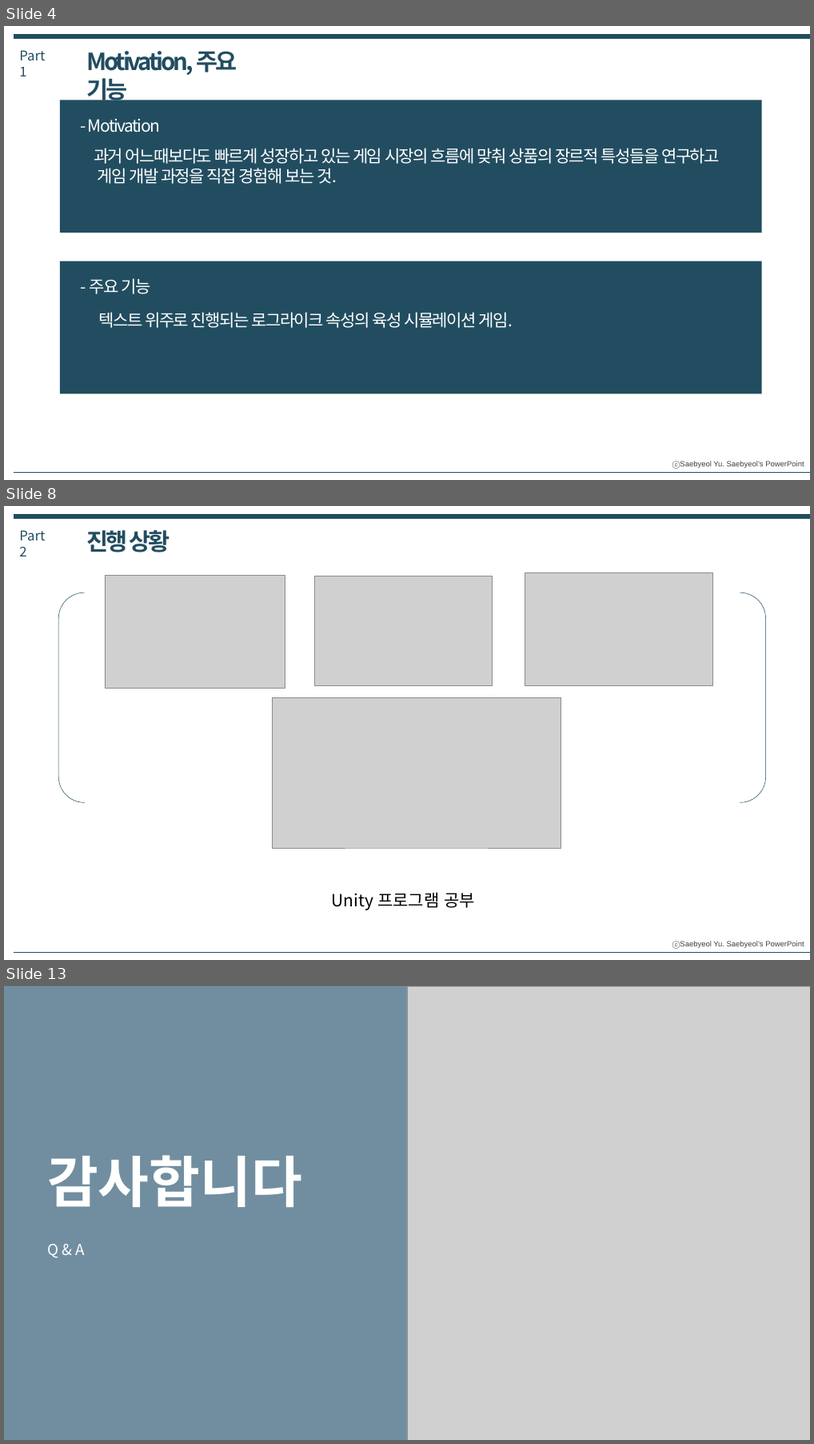
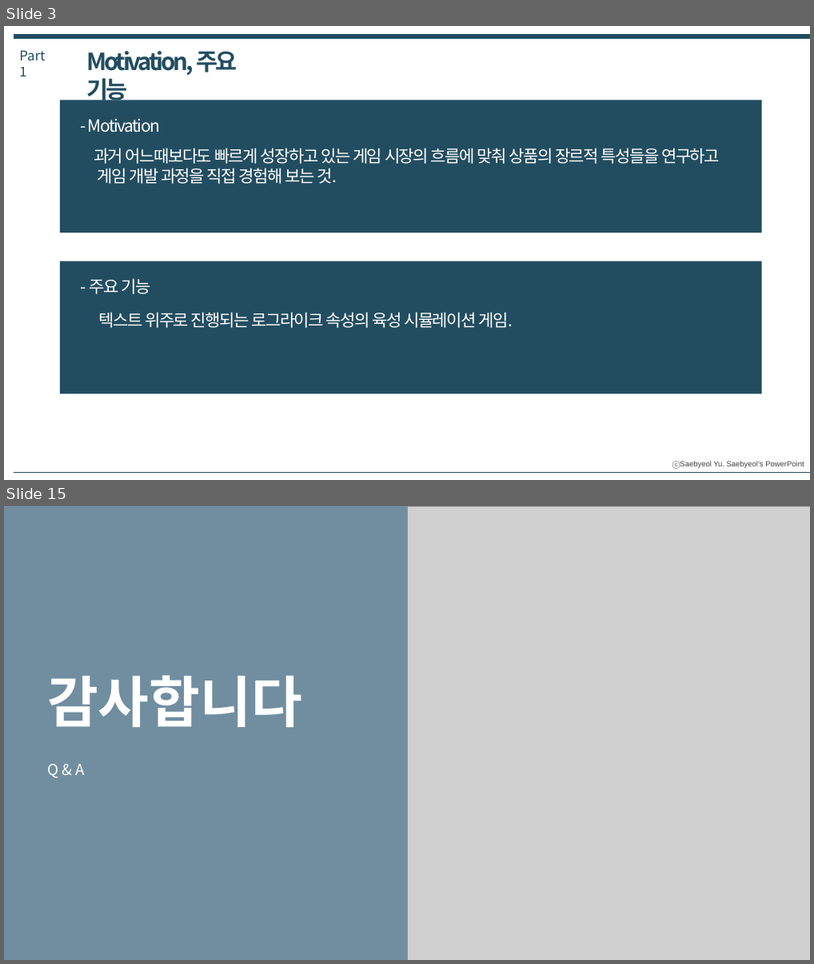
Before and after one commit to IdfKLeh/capstone, a slide deck: for_school/[4팀] 최종발표.pptx. Shown one above the other, each under a label of ours: slides 4, 8 and 13 before the commit, slides 3 and 15 after it; the slides between them are not shown. The pictures are 814x1444 and 814x964 pixels, drawn with LibreOffice and Linux fonts; fonts in the diff are those of the drawing; grey boxes stand for pictures. Boxes give left, top, right and bottom in pixels: in the first picture for what was removed or moved away, otherwise in the second. Text is boxed around its words. In the diff, an @@ line names an element or a change of style, - is before the commit and + after.

```diff
--- a/for_school/[4팀] 최종발표.pptx
+++ b/for_school/[4팀] 최종발표.pptx
@@ slide 8 removed at [4,506,810,960], background #FFFFFF; not listed: 1 template element that a slide beside it also shows @@
@@ line removed from (14, 517) to (810, 517) @@
@@ text removed at [19,530,45,556] @@
-Part 2
@@ text removed at [87,530,170,552] @@
-진행 상황
@@ picture removed at [105,575,286,688] @@
@@ picture removed at [314,576,492,685] @@
@@ picture removed at [526,572,713,686] @@
@@ bracket pair removed at [58,592,766,803] @@
@@ picture removed at [273,697,561,847] @@
@@ text removed at [332,892,475,910] @@
-Unity 프로그램 공부
@@ line removed from (14, 952) to (810, 952) @@
@@ what was slide 4 is now slide 3 @@
@@ what was slide 13 is now slide 15 @@
```
Also in this commit, not shown: 2 slides changed, 10 slides added, 7 other slides removed.
